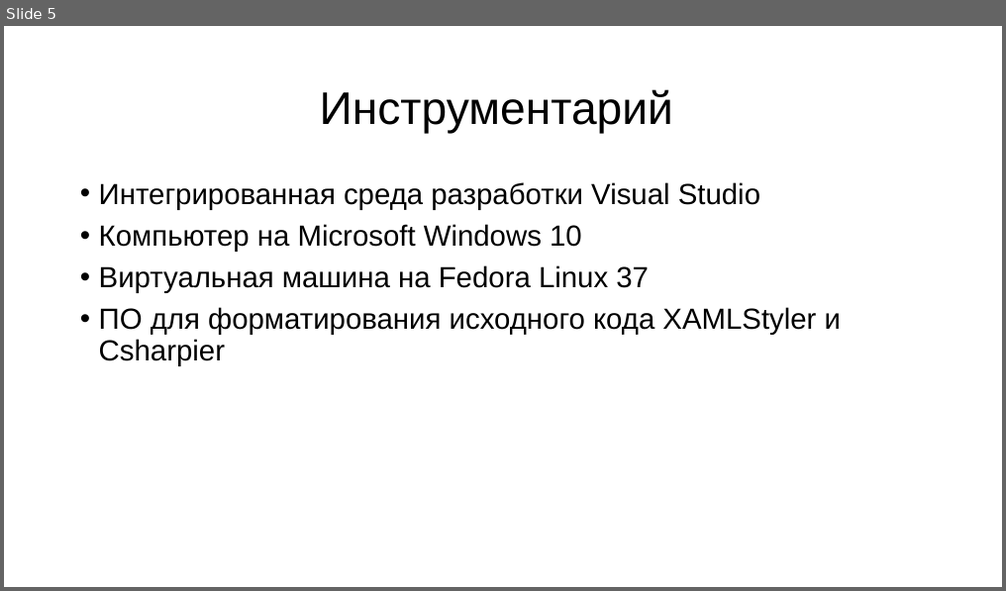
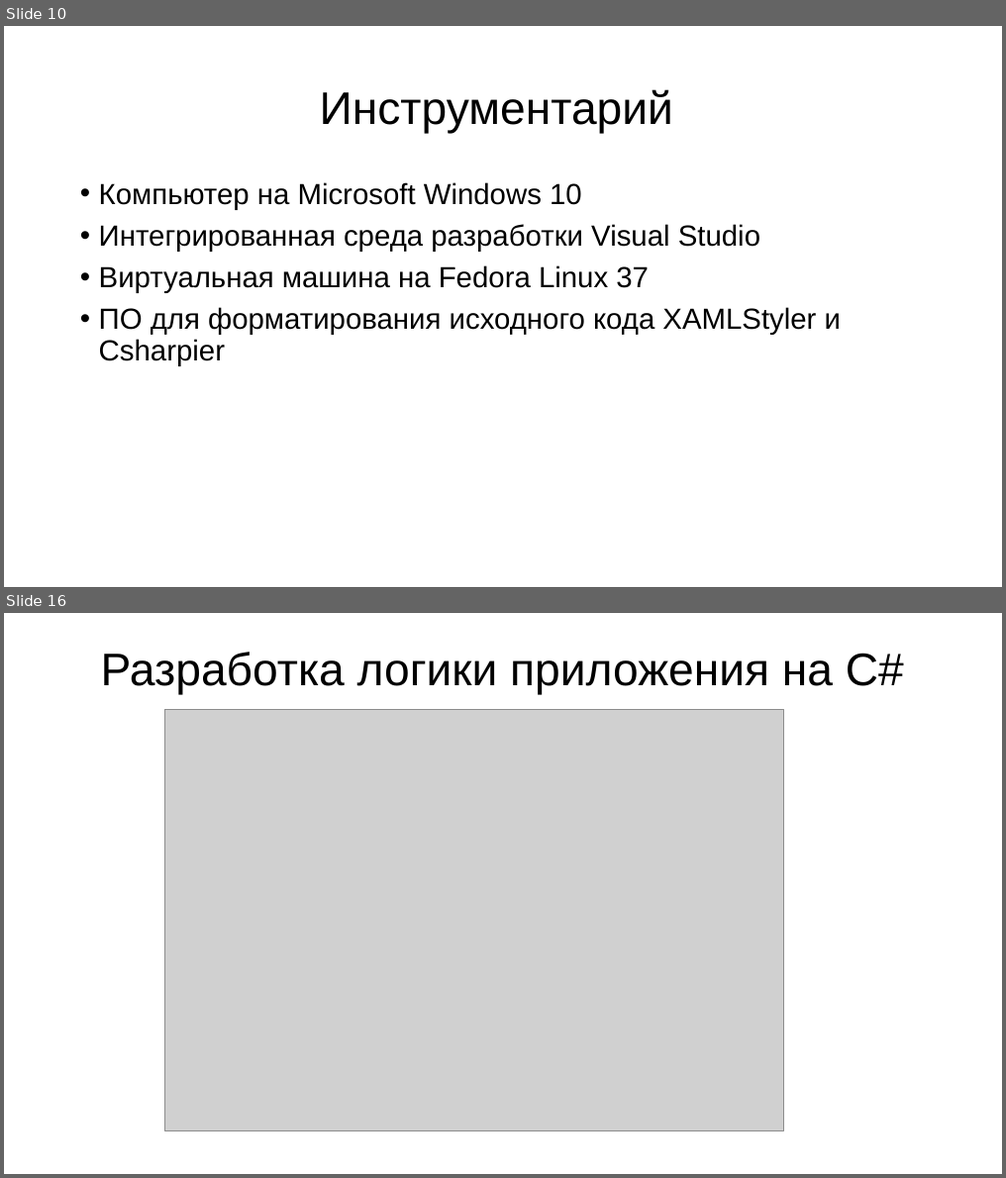
Before and after one commit to ShinyZero0/project, a slide deck: Melnik-Pavel-11A.pptx. Shown one above the other, each under a label of ours: slide 5 before the commit, slides 10 and 16 after it; the slides between them are not shown. The pictures are 1006x591 and 1006x1178 pixels, drawn with LibreOffice and Linux fonts; fonts in the diff are those of the drawing; grey boxes stand for pictures. Boxes give left, top, right and bottom in pixels: in the first picture for what was removed or moved away, otherwise in the second. Text is boxed around its words. In the diff, an @@ line names an element or a change of style, - is before the commit and + after.

```diff
--- a/Melnik-Pavel-11A.pptx
+++ b/Melnik-Pavel-11A.pptx
@@ slide 16 added at [4, 613, 1002, 1174], background #FFFFFF @@
@@ title added at [101, 652, 904, 695], 44 pt, text #000000 @@
+Разработка логики приложения на C#
@@ picture added at [165, 710, 783, 1132] @@
@@ what was slide 5 is now slide 10 @@
@@ slide 10 changed as well @@
@@ text at [99, 182, 582, 210]: paragraph added @@
+• Компьютер на Microsoft Windows 10
@@ text at [99, 224, 582, 252]: paragraph removed @@
-• Компьютер на Microsoft Windows 10
```
Also in this commit, not shown: 3 other slides changed, 11 other slides added.
